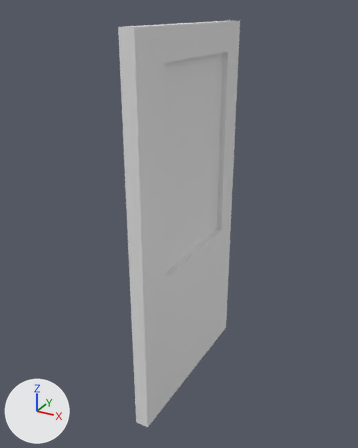
An edit to the OBJ model dist/data/BarDoor.obj, drawn before and after from the same camera.
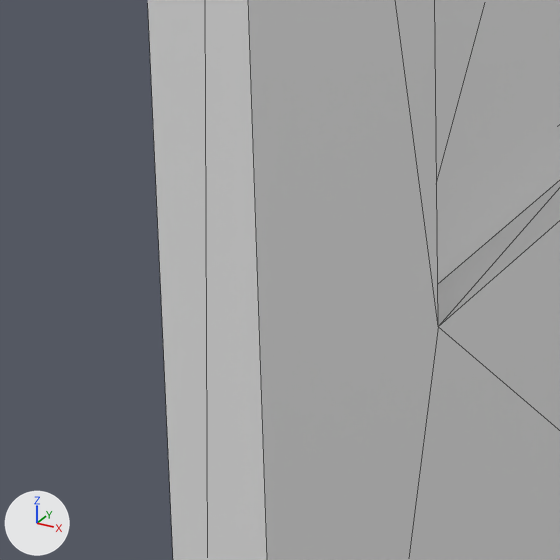
Each version appears first whole from a 50 mm lens placed at (0.973, -2.291, 1.749), pointed at (-0.034, -0.461, 0.834), and next in a close-up on the part from 30% to 51% of the width and 52% to 69% of the height. Every picture has the same lights, and +X, +Y and +Z are marked at lower left. The close-ups show mesh edges as thin lines. Where no turn or scale is listed for an object, it has been applied to the vertices.

Objects in the first close-up: 'Cube.002_Cube.003'.
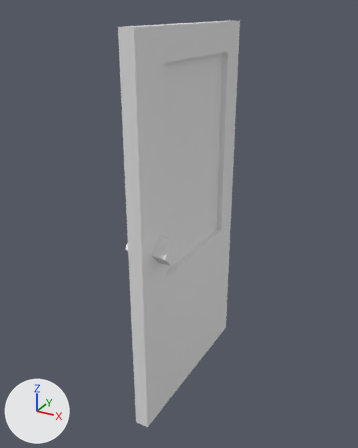
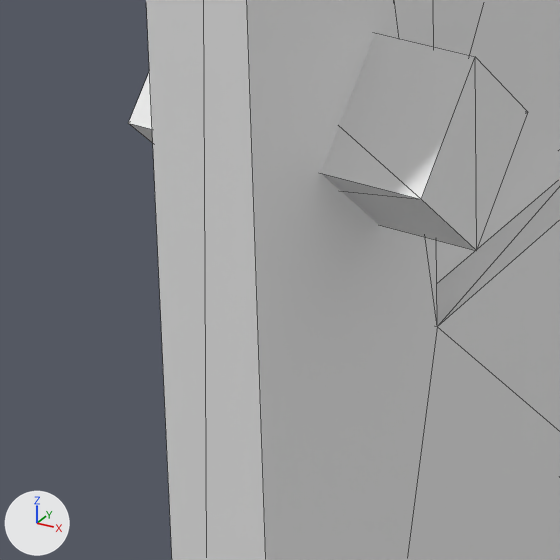
Commit message: Added Door model

What the commit changed:
me_cube_002_cube_003 is used by ob_cube_002_cube_003; location (0.0, 0.0, 0.0).
me_cube_002_cube_003 had 24 vertices, 36 faces and spanned x -0.03..0.03, y -0.87..0.0, z 0.0..1.69.
me_cube_002_cube_003 now has 32 vertices, 48 faces and spans x -0.09..0.09, y -0.88..0.0, z 0.0..1.69.
Part 1, on me_cube_002_cube_003:
8 vertices are added at x -0.09..0.09, y -0.81..-0.69, z 0.78..0.9.
12 new faces join them.

Pixel boxes (x1, y1, x2, y2) of what changed, in the close-ups (560 x 560 px):
'Cube.002_Cube.003', reshaped
    before: (148, 0, 560, 560)
    after: (128, 0, 560, 560)
part 1 of me_cube_002_cube_003, added
    after: (128, 33, 528, 251)
